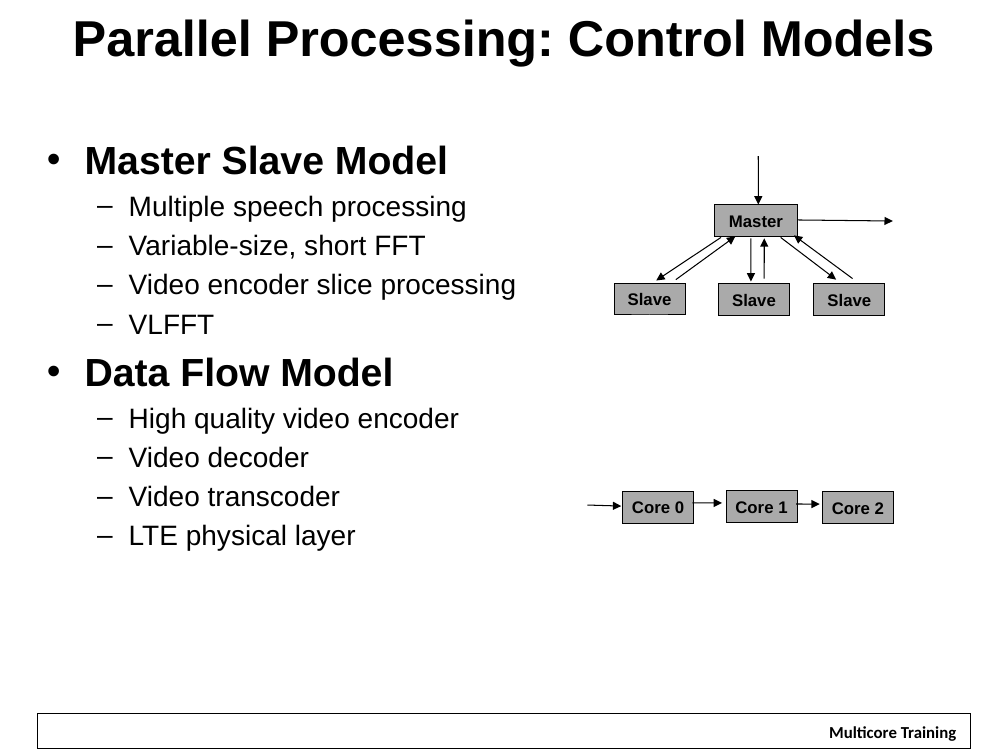
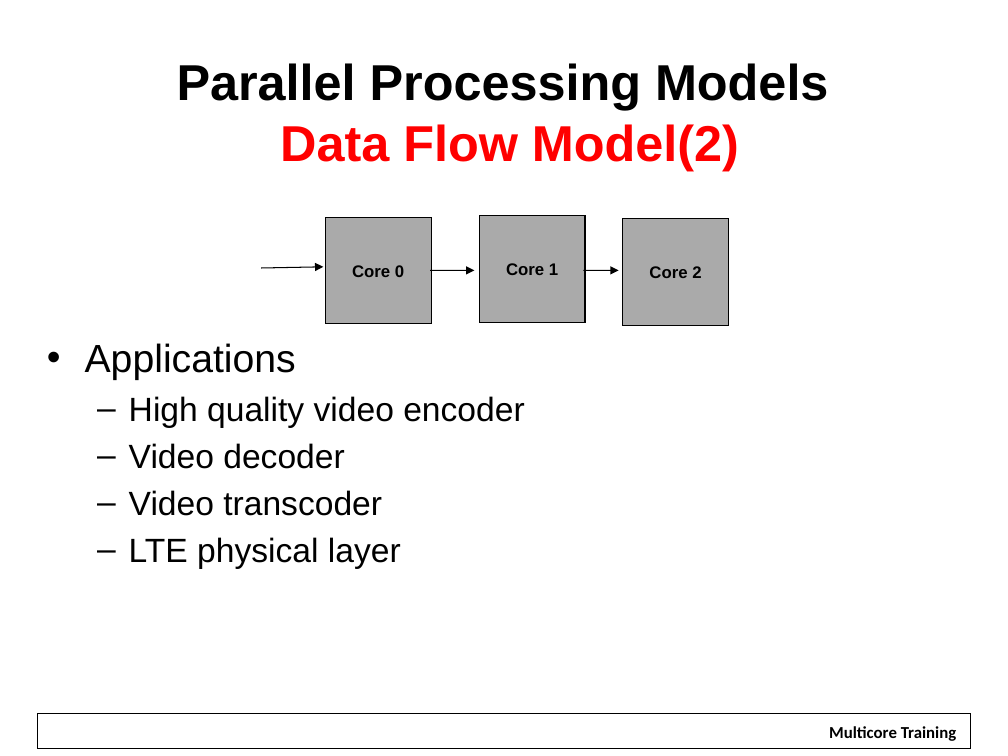
Before and after one commit to hari1989/keystone-workshop, a slide deck: slide 11 of slides/Multicore Design.pptx (slide 6 before the commit). Drawn at 1008x756 pixels with LibreOffice and Linux fonts; fonts in the diff are those of the drawing; background and template pictures are left out. Boxes give left, top, right and bottom in pixels: in the first picture for what was removed or moved away, otherwise in the second. Text is boxed around its words. In the diff, an @@ line names an element or a change of style, - is before the commit and + after.

```diff
--- a/slides/Multicore Design.pptx
+++ b/slides/Multicore Design.pptx
@@ title at <box>177,63,828,171</box>: text changed @@
-Parallel Processing: Control Models
+Parallel Processing Models
+Data Flow Model(2)
@@ rectangle "Core 0": place and size @@
-rectangle "Core 0" at <box>623,491,694,523</box>
+rectangle "Core 0" at <box>326,217,431,324</box>
@@ rectangle "Core 1": place and size @@
-rectangle "Core 1" at <box>726,491,796,523</box>
+rectangle "Core 1" at <box>480,216,586,323</box>
@@ rectangle "Core 2": place and size @@
-rectangle "Core 2" at <box>823,492,893,524</box>
+rectangle "Core 2" at <box>623,219,729,326</box>
@@ group removed at <box>614,156,893,317</box>: 7 arrows, 4 rectangles @@
-Master
-Slave
-Slave
-Slave
@@ arrow added from (261, 268) to (324, 267), #000000 0.75 pt @@
@@ arrow added from (430, 270) to (475, 270), #000000 0.75 pt @@
@@ arrow moved from (721, 238) - (656, 280) to (584, 270) - (619, 270) @@
@@ text "Applications": place and size @@
-text "Applications" at <box>85,145,517,550</box>
+text "Applications" at <box>85,343,524,569</box>
@@ text at <box>85,343,296,380</box>: text changed; size 20 to 28 pt @@
-• Master Slave Model
-  – Multiple speech processing
-  – Variable-size, short FFT
-  – Video encoder slice processing
-  – VLFFT
-• Data Flow Model
+• Applications
@@ text at <box>129,396,524,569</box>: size 20 to 24 pt in "High quality video encoder", "Video decoder", "Video transcoder", "LTE physical layer" @@
@@ arrow removed from (588, 505) to (621, 506) @@
@@ arrow removed from (692, 503) to (722, 503) @@
@@ arrow removed from (796, 504) to (820, 504) @@
```
Also in this commit, not shown: 6 other slides changed, 36 slides added, 5 slides removed.
